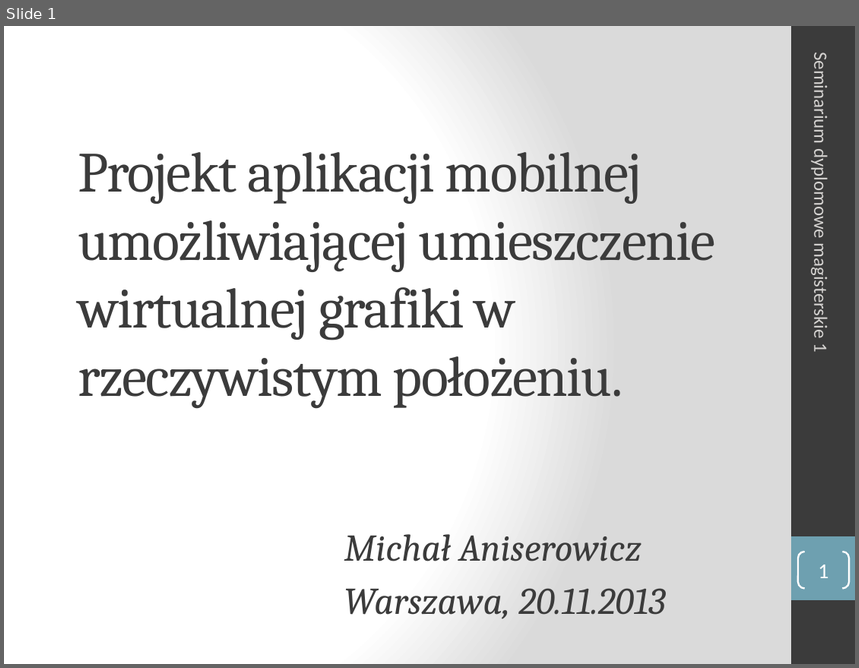
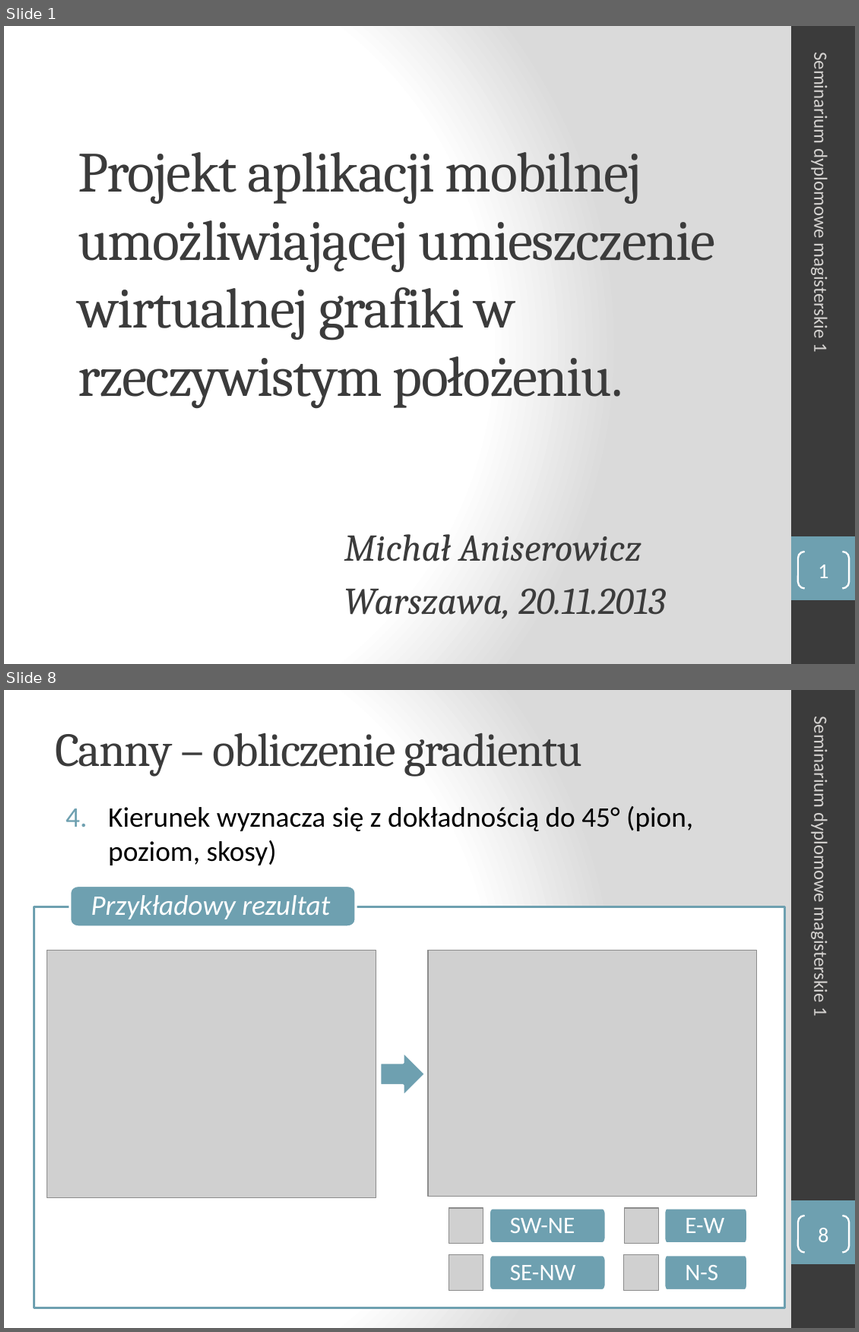
Before and after one commit to turekj/msc, a slide deck: Placeholder/seminar1/prezentacja/sdm1_Aniserowicz_Michal.pptx. Shown one above the other, each under a label of ours: slide 1 before the commit, slides 1 and 8 after it; the slides between them are not shown. The pictures are 859x668 and 859x1332 pixels, drawn with LibreOffice and Linux fonts; fonts in the diff are those of the drawing; grey boxes stand for pictures. Boxes give left, top, right and bottom in pixels: in the first picture for what was removed or moved away, otherwise in the second. Text is boxed around its words. In the diff, an @@ line names an element or a change of style, - is before the commit and + after.

Commit message:
Added Canny algorithm description to seminar presentation

```diff
--- a/Placeholder/seminar1/prezentacja/sdm1_Aniserowicz_Michal.pptx
+++ b/Placeholder/seminar1/prezentacja/sdm1_Aniserowicz_Michal.pptx
@@ slide 8 added at [4, 690, 855, 1328], background gradient #FFFFFF to #DADADA; not listed: 2 template elements that a slide beside it also shows @@
@@ title added at [55, 733, 582, 777], 40 pt, text #3B3B3B @@
+Canny – obliczenie gradientu
@@ text added at [810, 725, 832, 1016], 16 pt, text #D4D2D0 @@
+Seminarium dyplomowe magisterskie 1
@@ text added at [108, 806, 693, 866], 24 pt, text #000000 @@
+4. Kierunek wyznacza się z dokładnością do 45° (pion, poziom, skosy)
@@ freeform shape added at [70, 886, 357, 927], fill #6EA0B0, outline #FFFFFF 2 pt, 24 pt, text #FFFFFF, italic @@
+Przykładowy rezultat
@@ freeform shape added at [34, 907, 785, 1308], fill #FFFFFF at 90% opacity, outline #6EA0B0 2 pt @@
@@ picture added at [47, 951, 376, 1198] @@
@@ picture added at [428, 951, 756, 1196] @@
@@ right arrow added at [380, 1052, 427, 1097], fill #6EA0B0, outline #FFFFFF 2 pt @@
@@ picture added at [449, 1208, 484, 1244] @@
@@ freeform shape added at [489, 1208, 607, 1244], fill #6EA0B0, outline #FFFFFF 2 pt, 20 pt, text #FFFFFF @@
+SW-NE
@@ picture added at [624, 1208, 659, 1244] @@
@@ freeform shape added at [664, 1208, 748, 1244], fill #6EA0B0, outline #FFFFFF 2 pt, 20 pt, text #FFFFFF @@
+E-W
@@ page number added at [798, 1216, 849, 1252], outline #FFFFFF 1.5 pt, 18 pt, text #FFFFFF @@
+8
@@ picture added at [449, 1255, 484, 1291] @@
@@ freeform shape added at [489, 1255, 607, 1291], fill #6EA0B0, outline #FFFFFF 2 pt, 20 pt, text #FFFFFF @@
+SE-NW
@@ picture added at [623, 1255, 658, 1291] @@
@@ freeform shape added at [664, 1255, 748, 1291], fill #6EA0B0, outline #FFFFFF 2 pt, 20 pt, text #FFFFFF @@
+N-S
```
Also in this commit, not shown: 3 slides changed, 9 other slides added, 3 slides removed, 14 other files.
